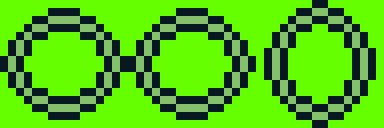
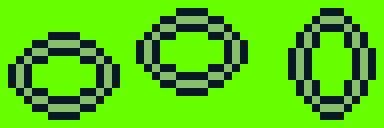
The second 384x128 image is a revision of the first. Changes to its layers:
painted on "right" over [264, 0, 328, 128]
painted on "up" over [128, 56, 256, 120]
painted on "down" over [0, 8, 128, 72]
